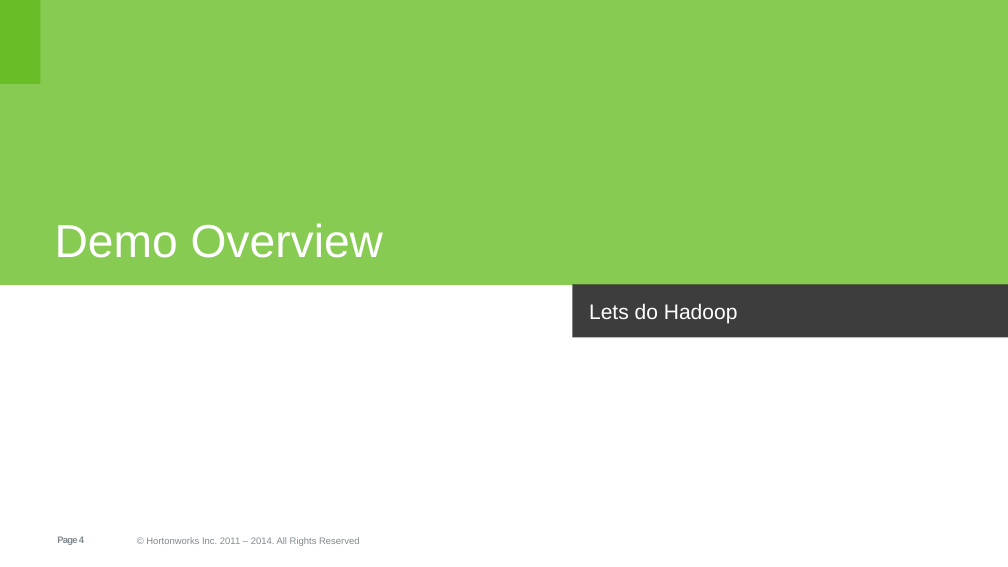
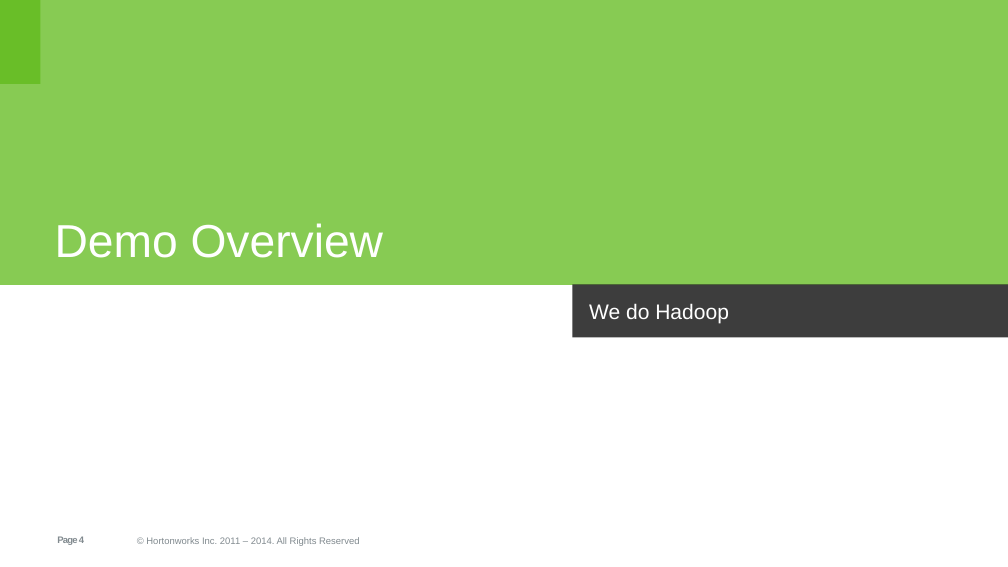
Before and after one commit to sainib/hadoop-data-pipeline, a slide deck: slide 4 of presentation/Falcon PoC - DataPipeline.pptx. Drawn at 1008x567 pixels with LibreOffice and Linux fonts; fonts in the diff are those of the drawing; background and template pictures are left out. Boxes give left, top, right and bottom in pixels: in the first picture for what was removed or moved away, otherwise in the second. Text is boxed around its words. In the diff, an @@ line names an element or a change of style, - is before the commit and + after.

```diff
--- a/presentation/Falcon PoC - DataPipeline.pptx
+++ b/presentation/Falcon PoC - DataPipeline.pptx
@@ subtitle at [589, 303, 729, 323]: text changed @@
-Lets do Hadoop
+We do Hadoop
```
Also in this commit, not shown: 2 other files.
